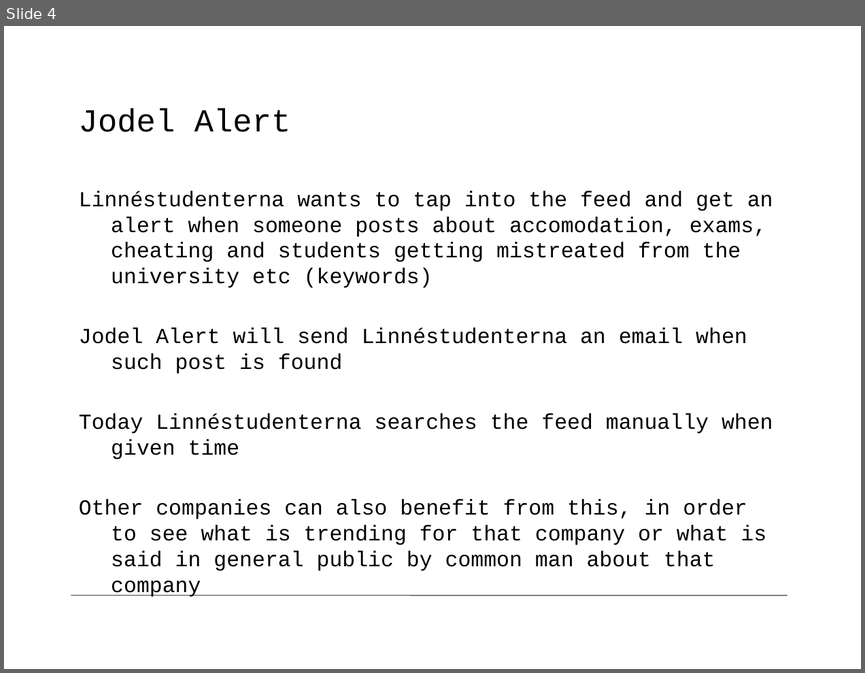
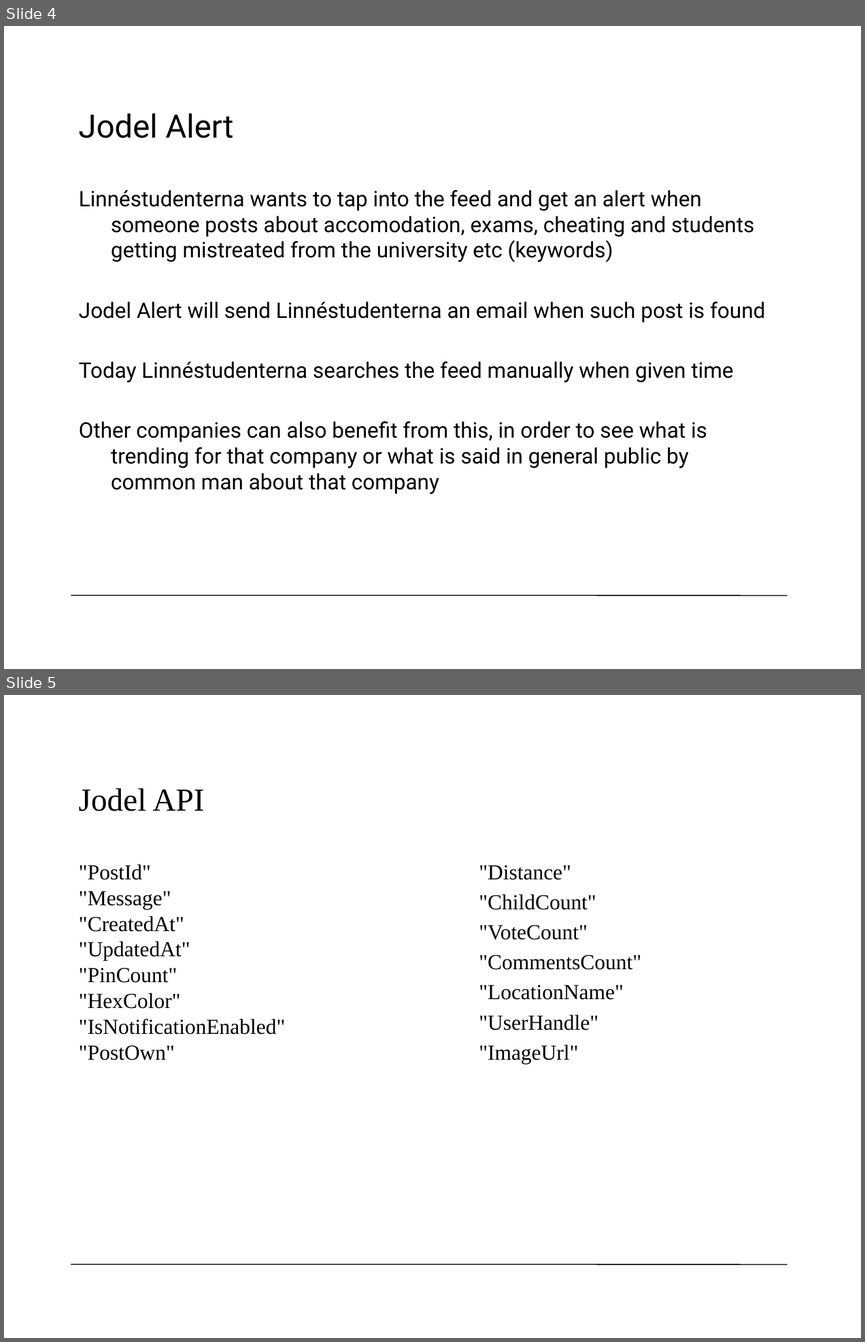
Before and after one commit to legendmcdonald/2DV603, a slide deck: JodelAlert.pptx. Shown one above the other, each under a label of ours: slide 4 before the commit, slides 4 and 5 after it. The pictures are 865x673 and 865x1342 pixels, drawn with LibreOffice and Linux fonts; fonts in the diff are those of the drawing; background and template pictures are left out. Boxes give left, top, right and bottom in pixels: in the first picture for what was removed or moved away, otherwise in the second. Text is boxed around its words. In the diff, an @@ line names an element or a change of style, - is before the commit and + after.

Commit message:
updated slides

```diff
--- a/JodelAlert.pptx
+++ b/JodelAlert.pptx
@@ slide 5 added at (4,695,861,1338), background #FFFFFF; not listed: 1 template element that a slide beside it also shows @@
@@ title added at (79,788,205,811), 27 pt, text #000000 @@
+Jodel API
@@ text added at (79,864,285,1060), 18 pt, text #000000 @@
+"PostId"
+"Message"
+"CreatedAt"
+"UpdatedAt"
+"PinCount"
+"HexColor"
+"IsNotificationEnabled"
+"PostOwn"
@@ text added at (479,865,641,1064), 18 pt, text #000000 @@
+"Distance"
+"ChildCount"
+"VoteCount"
+"CommentsCount"
+"LocationName"
+"UserHandle"
+"ImageUrl"
@@ slide 4 changed as well @@
@@ title "Jodel Alert" at (79,113,234,138): font Courier New to Roboto; line spacing 27pt to 1 @@
@@ text "Linnéstudenterna wants to tap into ..." at (79,190,765,494): font Courier New to Roboto; less space between paragraphs @@
@@ line (71, 595) - (787, 595): stroke #000000 0.5 pt to #000000 0.75 pt @@
```
Also in this commit, not shown: 3 other slides changed, 1 other slide added.
